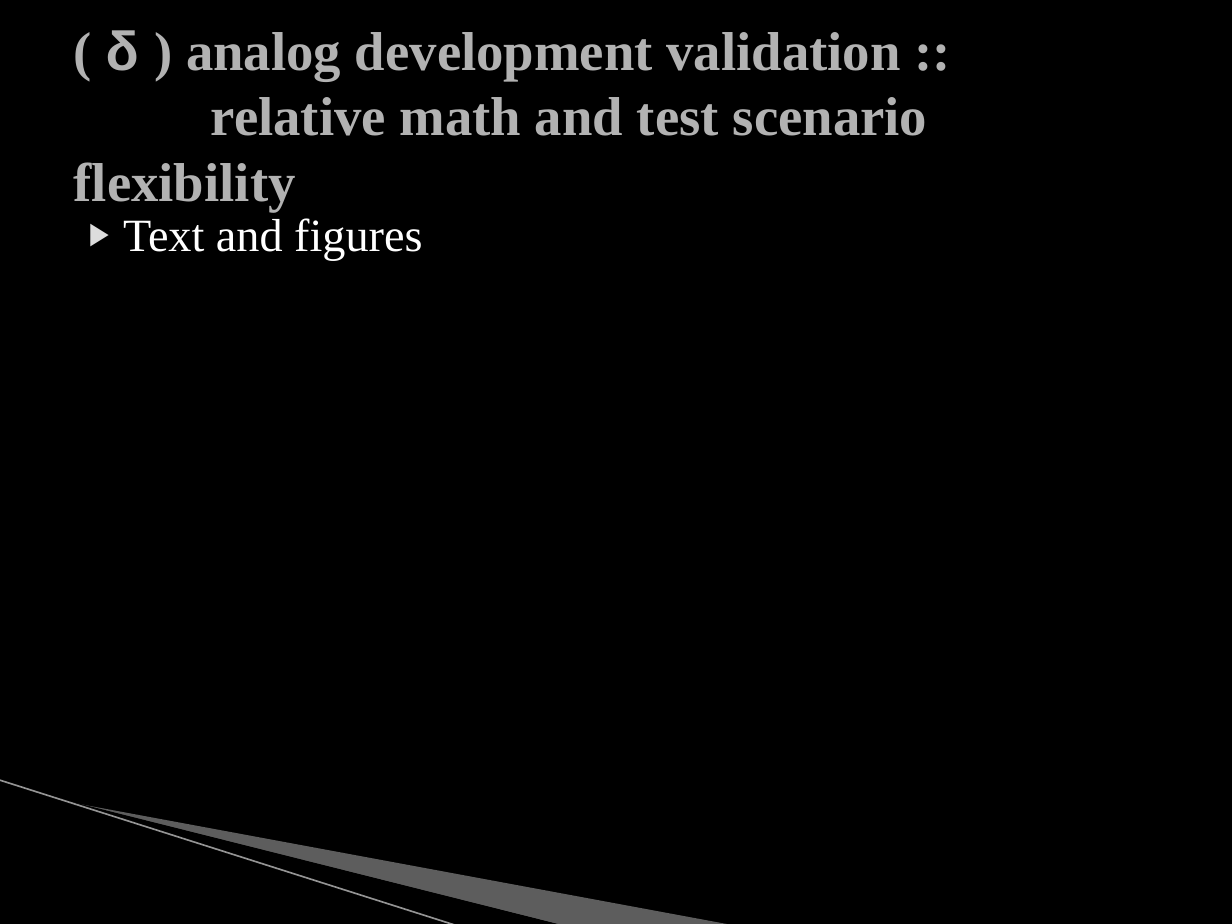
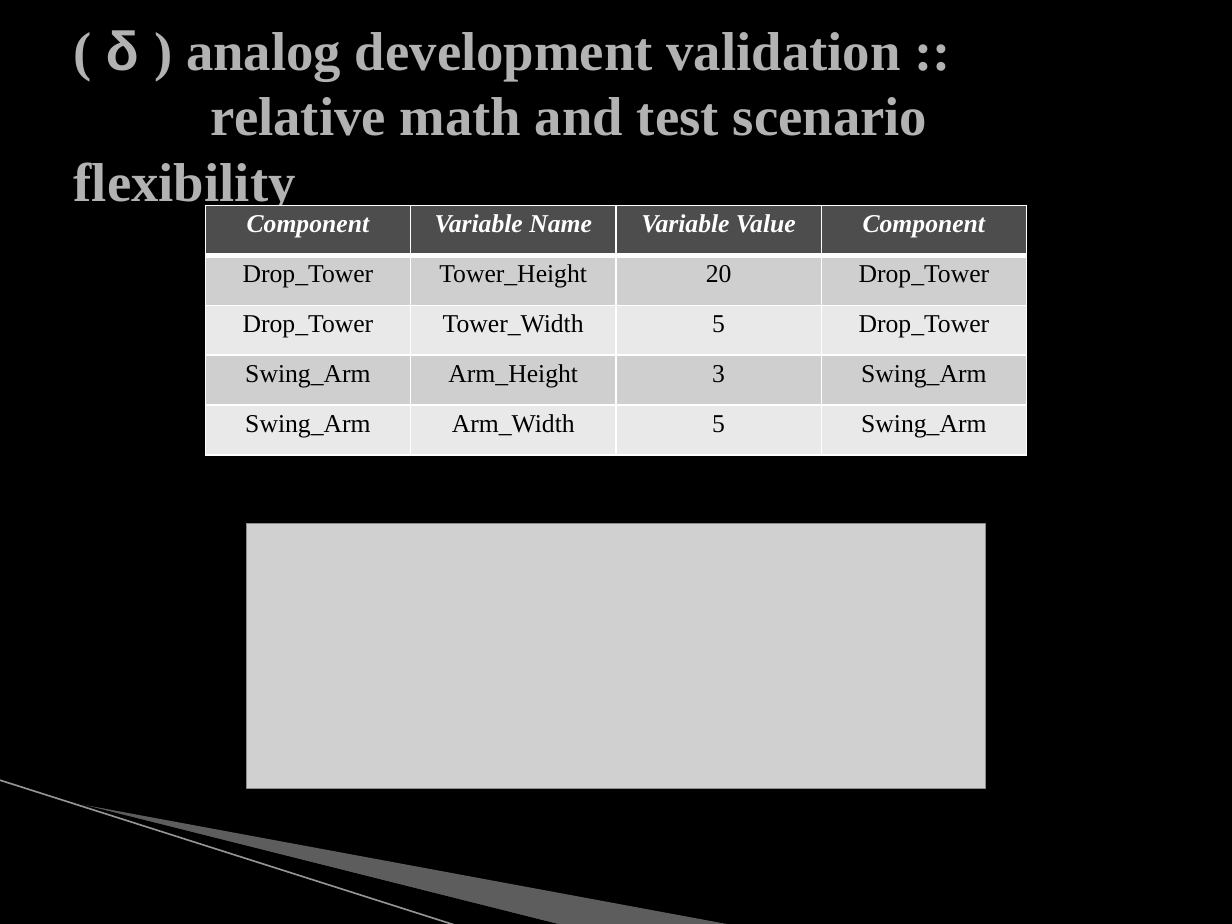
Before and after one commit to mjs0031/master_report, a slide deck: slide 24 of the_defense.pptx. Drawn at 1232x924 pixels with LibreOffice and Linux fonts; fonts in the diff are those of the drawing; grey boxes stand for pictures; background and template pictures are left out. Boxes give left, top, right and bottom in pixels: in the first picture for what was removed or moved away, otherwise in the second. Text is boxed around its words. In the diff, an @@ line names an element or a change of style, - is before the commit and + after.

```diff
--- a/the_defense.pptx
+++ b/the_defense.pptx
@@ table added at (206,206,1029,456), 5 rows, 4 columns @@
+Component | Variable Name | Variable Value | Component
+Drop_Tower | Tower_Height | 20 | Drop_Tower
+Drop_Tower | Tower_Width | 5 | Drop_Tower
+Swing_Arm | Arm_Height | 3 | Swing_Arm
+Swing_Arm | Arm_Width | 5 | Swing_Arm
@@ text removed at (123,218,422,261) @@
-▶ Text and figures
@@ picture added at (246,524,986,788) @@
```
Also in this commit, not shown: 3 other slides changed, 1 other file.
